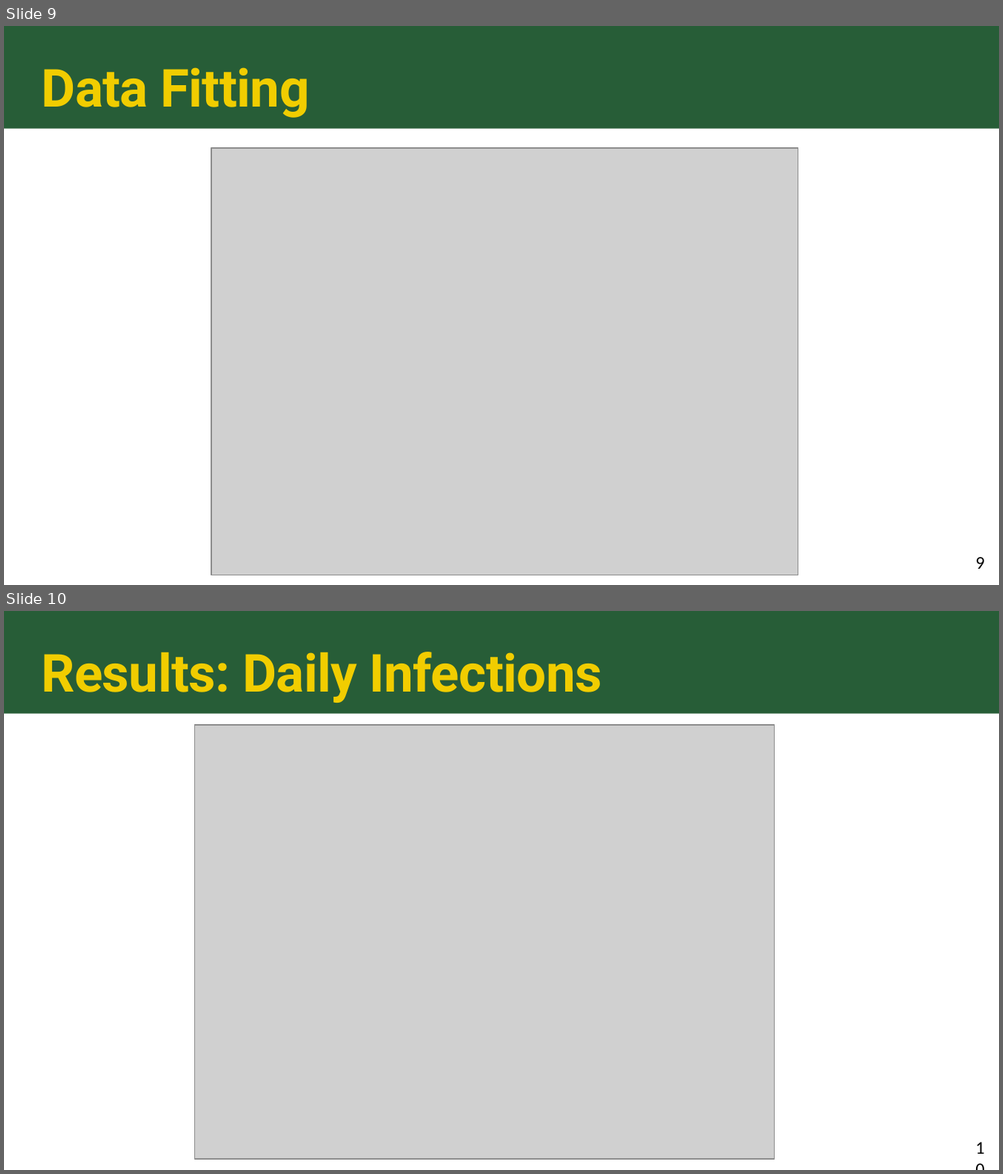
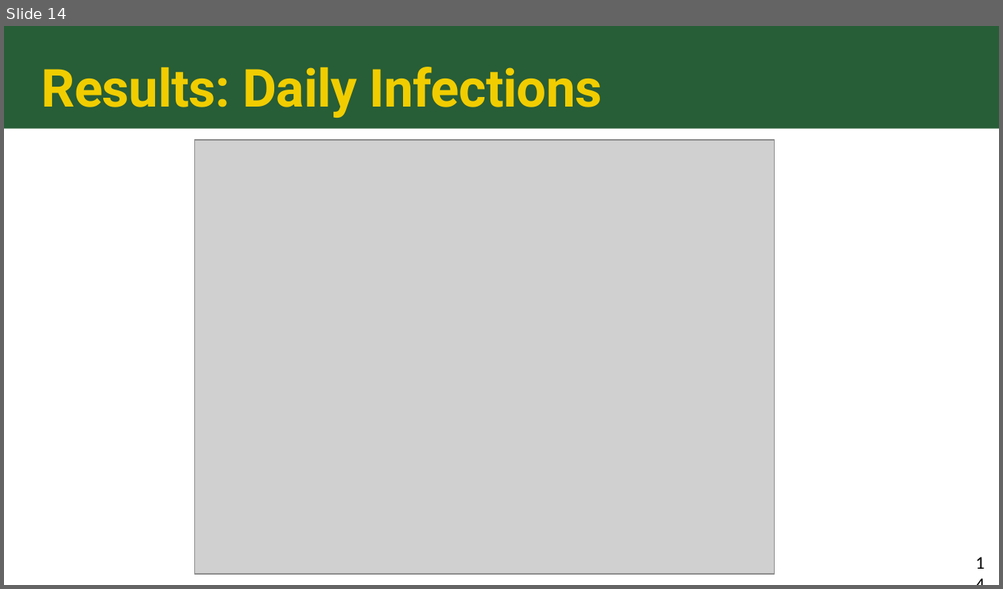
Before and after one commit to colbychristian/mpox_sier, a slide deck: Mpox_education_PPT.pptx. Shown one above the other, each under a label of ours: slides 9 and 10 before the commit, slide 14 after it. The pictures are 1003x1174 and 1003x589 pixels, drawn with LibreOffice and Linux fonts; fonts in the diff are those of the drawing; grey boxes stand for pictures. Boxes give left, top, right and bottom in pixels: in the first picture for what was removed or moved away, otherwise in the second. Text is boxed around its words. In the diff, an @@ line names an element or a change of style, - is before the commit and + after.

```diff
--- a/Mpox_education_PPT.pptx
+++ b/Mpox_education_PPT.pptx
@@ slide 9 removed at (x1=4, y1=26, x2=999, y2=585), background #FFFFFF; not listed: 1 template element that a slide beside it also shows @@
@@ title removed at (x1=42, y1=67, x2=309, y2=118) @@
-Data Fitting
@@ picture removed at (x1=211, y1=148, x2=798, y2=576) @@
@@ page number removed at (x1=975, y1=557, x2=984, y2=569) @@
-9
@@ what was slide 10 is now slide 14 @@
```
Also in this commit, not shown: 2 slides changed, 6 slides added, 1 other slide removed.
